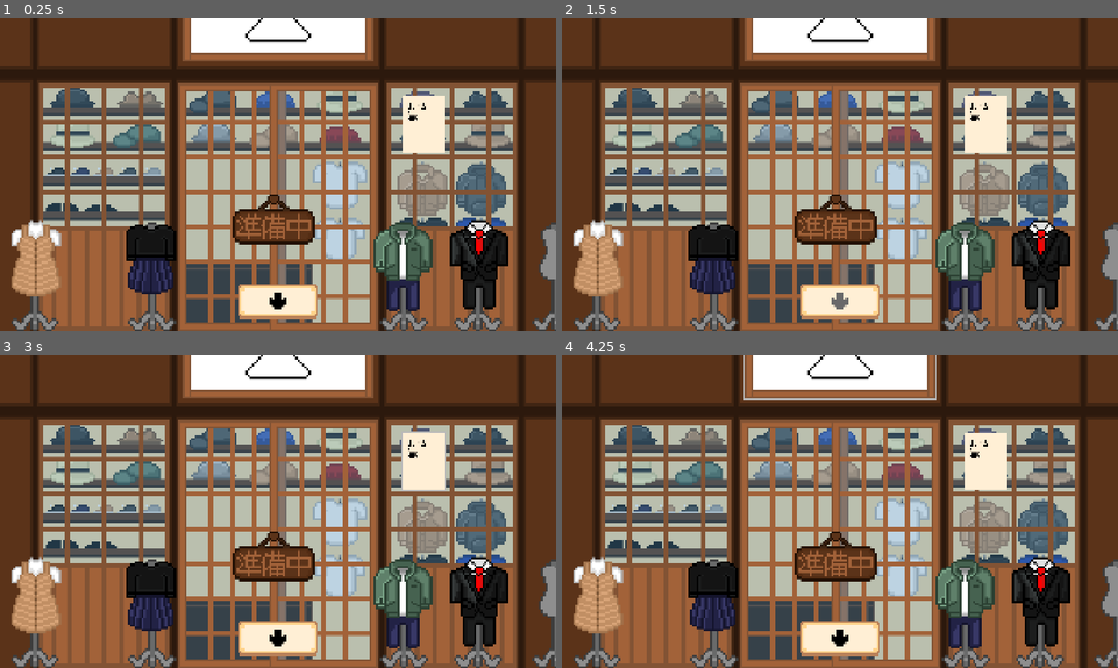
Above: before the commit, frames 1-4 (two rows, left to right).
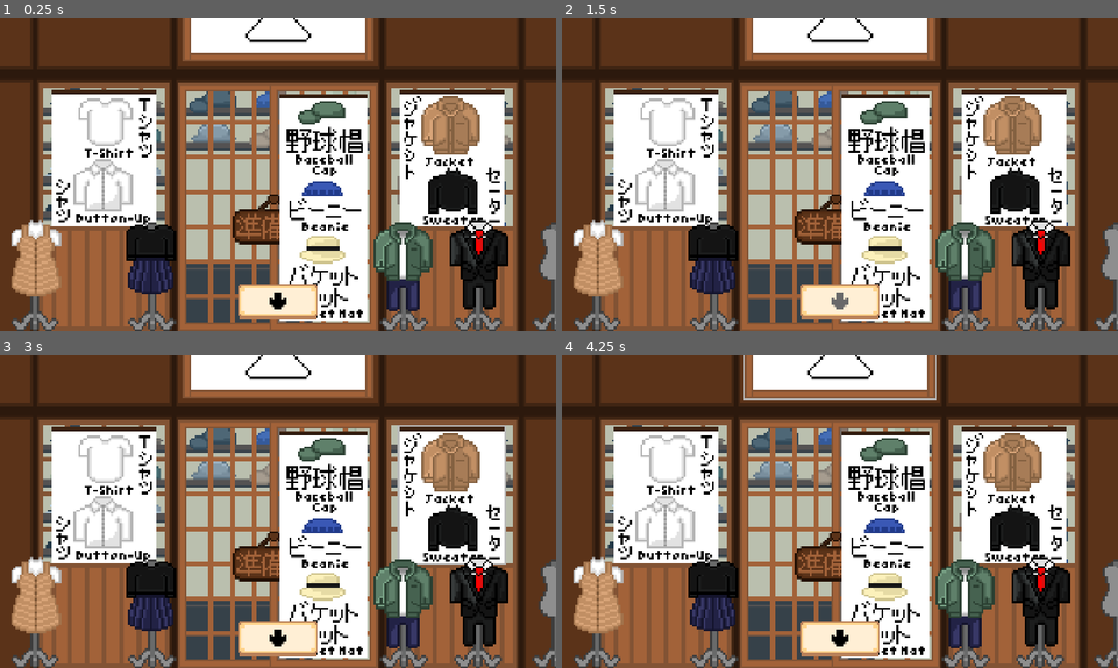
Above: after the commit, the same moments.

Repository: emkartch/Capstone_Bottoh
Game: Godot game, scene res://areas/clothing store (outside)/clothing_store_outside.tscn
The game is run twice, just before and just after one commit, with the same random seed, the same clock (stepped at 60 frames per second) and the same inputs. This scene is started directly instead of the project's main scene.
Inputs (mouse positions are in pixels of both pictures, inside the frame that each line leads up to):
- Up to frame 1 (0.25 s): no input
- Up to frame 2 (1.5 s): click (840, 299) at 0.5 s; click (840, 299) at 1.25 s
- Up to frame 3 (3 s): click (278, 636) at 2 s; tap Enter at 2.75 s; move the mouse to (422, 461) at 2.77 s; click (422, 461) at 2.85 s
- Up to frame 4 (4.25 s): tap Space at 3.5 s; move the mouse to (840, 376) at 3.52 s; click (840, 376) at 3.6 s

The runs differ from the first frame. In frame 1, 27% of the frame differs, in the area x 5-91%, y 22-100%; in frame 2, 27%; in frame 3, 27%; in frame 4, 27%.
Error before the commit: Invalid access to property or key 'pressed' on a base object of type 'null instance'. (res://global/global.gd:109)
Error after the commit: Invalid access to property or key 'pressed' on a base object of type 'null instance'. (res://global/global.gd:114)

Commit message:
Clothing Posters Added

Diff:
--- a/没頭-(bottou)/areas/clothing store (outside)/clothing_store_outside.tscn
+++ b/没頭-(bottou)/areas/clothing store (outside)/clothing_store_outside.tscn
@@ -3,13 +3,16 @@
 [ext_resource type="Texture2D" uid="uid://c8hdexawmyeq0" path="res://areas/clothing store (outside)/ClSO_Back_Layer.png" id="1_lgj6w"]
 [ext_resource type="PackedScene" uid="uid://c13d8uvmyxs6j" path="res://door.tscn" id="2_0jmgq"]
 [ext_resource type="PackedScene" uid="uid://5s8jfcpui2rh" path="res://objects/interactable.tscn" id="2_lgj6w"]
-[ext_resource type="Texture2D" uid="uid://btp1l0xncg24f" path="res://areas/clothing store (outside)/ClothingPoster.png" id="3_1xu02"]
+[ext_resource type="Texture2D" uid="uid://dhalpfow6xc8q" path="res://areas/clothing store (outside)/ClothingPoster1Flat.png" id="3_rv5aw"]
 [ext_resource type="Texture2D" uid="uid://bukaqpuveib6v" path="res://areas/clothing store (outside)/ClSO_Sign.png" id="4_qcqph"]
+[ext_resource type="Texture2D" uid="uid://nemxeidbi1i5" path="res://areas/clothing store (outside)/ClothingPoster2Flat.png" id="4_ykchw"]
 [ext_resource type="Texture2D" uid="uid://b10x40wmxba1a" path="res://assets/ArrowBox.png" id="5_0v1ne"]
 [ext_resource type="Texture2D" uid="uid://d4lcey8yvvqql" path="res://assets/ArrowBoxGrey.png" id="6_f5mtg"]
 [ext_resource type="Texture2D" uid="uid://dd3wwmxg88mey" path="res://areas/clothing store (outside)/ClSO_Outfit_1.png" id="6_lu3f0"]
+[ext_resource type="Texture2D" uid="uid://87yk1xgkqipk" path="res://areas/clothing store (outside)/HatPosterFlat.png" id="6_w5noc"]
 [ext_resource type="Texture2D" uid="uid://bl7ricxenydx0" path="res://areas/clothing store (outside)/ClSO_Outfit_2.png" id="7_rv5aw"]
 [ext_resource type="Texture2D" uid="uid://typlb24kxai" path="res://areas/Closed_Sign.png" id="8_ykchw"]
+[ext_resource type="Texture2D" uid="uid://c88a3e35mle15" path="res://areas/clothing store (outside)/ClSO_Front_Layer.png" id="11_ykchw"]
 
 [node name="ClothingStoreOutside" type="CanvasLayer" unique_id=2071860568]
 
@@ -26,16 +29,6 @@
 layout_mode = 3
 anchors_preset = 0
 mouse_filter = 2
-
-[node name="ClothingPoster" parent="Selectables" unique_id=632896118 instance=ExtResource("2_lgj6w")]
-layout_mode = 0
-offset_left = 1392.0
-offset_top = 272.0
-offset_right = 1392.0
-offset_bottom = 272.0
-item_name = "ClothingPoster"
-item = ExtResource("3_1xu02")
-description = "Clothing and Hats"
 
 [node name="Sign" parent="Selectables" unique_id=1516882306 instance=ExtResource("2_lgj6w")]
 layout_mode = 0
@@ -76,6 +69,42 @@
 item = ExtResource("8_ykchw")
 description = "Closed Sign"
 
+[node name="ClothingPoster1" parent="Selectables" unique_id=632896118 instance=ExtResource("2_lgj6w")]
+layout_mode = 0
+offset_left = 180.0
+offset_top = 248.0
+offset_right = 540.0
+offset_bottom = 720.0
+item_name = "ClothingPoster1"
+item = ExtResource("3_rv5aw")
+description = "Clothing 1"
+
+[node name="ClothingPoster2" parent="Selectables" unique_id=872450927 instance=ExtResource("2_lgj6w")]
+layout_mode = 0
+offset_left = 1380.0
+offset_top = 248.0
+offset_right = 1740.0
+offset_bottom = 720.0
+item_name = "ClothingPoster2"
+item = ExtResource("4_ykchw")
+description = "Clothing 2"
+
+[node name="HatPoster" parent="Selectables" unique_id=1442475547 instance=ExtResource("2_lgj6w")]
+layout_mode = 0
+offset_left = 968.0
+offset_top = 263.0
+offset_right = 1268.0
+offset_bottom = 1043.0
+item_name = "HatPoster"
+item = ExtResource("6_w5noc")
+description = "Hats"
+
+[node name="Front Layer" type="TextureRect" parent="." unique_id=1431158940]
+offset_right = 40.0
+offset_bottom = 40.0
+mouse_filter = 2
+texture = ExtResource("11_ykchw")
+
 [node name="Doors" type="Node" parent="." unique_id=1652516609]
 
 [node name="Door_SV3" parent="Doors" unique_id=1136604104 instance=ExtResource("2_0jmgq")]
--- a/没頭-(bottou)/global/global.gd
+++ b/没頭-(bottou)/global/global.gd
@@ -20,6 +20,7 @@
 var open_note = null
 var open_notebook = null
 var open_old_map = null
+var open_passport = null
 
 var notebook_appearance = null
 var notebook_clothes = null
@@ -41,7 +42,9 @@
 @onready var notif = get_node("/root/Main/HUD/InGame/Notification")
 
 var notebook_appearances_nodes = []
-var notebook_clothes_hats_nodes = []
+var notebook_clothing_1_nodes = []
+var notebook_clothing_2_nodes = []
+var notebook_hats_nodes = []
 var notebook_color_nodes = []
 var notebook_longhair_nodes = []
 var notebook_shorthair_nodes = []
@@ -59,7 +62,9 @@
 var hat_correct = false
 
 var appearance_filled = false
-var clothes_hats_filled = false
+var clothes_1_filled = false
+var clothes_2_filled = false
+var hats_filled = false
 var colors_filled = false
 var long_hairs_filled = false
 var short_hairs_filled = false
@@ -140,7 +145,13 @@
 
 		if child is not HSeparator:
 
-			notebook_clothes_hats_nodes.append(child)
+			if child.name == "T-Shirt" or child.name == "T-Shirt JPN" or child.name == "Button Up Shirt" or child.name == "Button Up Shirt JPN":
+
+				notebook_clothing_1_nodes.append(child)
+
+			elif child.name == "Sweater" or child.name == "Sweater JPN" or child.name == "Jacket" or child.name == "Jacket JPN":
+
+				notebook_clothing_2_nodes.append(child)
 
 	notebook_colors = colors.instantiate()
 
@@ -156,7 +167,7 @@
 
 		if child is not HSeparator:
 
-			notebook_clothes_hats_nodes.append(child)
+			notebook_hats_nodes.append(child)
 
 	await hud.ready
 
@@ -390,17 +401,41 @@
 
 			appearance_filled = true
 
-	elif node.item_name == "ClothingPoster":
-
-		if not clothes_hats_filled:
-
-			new_info = true
-
-			for item in notebook_clothes_hats_nodes:
-
-				item.modulate.a = 255
-
-			clothes_hats_filled = true
+	elif node.item_name == "ClothingPoster1":
+
+		if not clothes_1_filled:
+
+			new_info = true
+
+			for item in notebook_clothing_1_nodes:
+
+				item.modulate.a = 255
+
+			clothes_1_filled = true
+
+	elif node.item_name == "ClothingPoster2":
+
+		if not clothes_2_filled:
+
+			new_info = true
+
+			for item in notebook_clothing_2_nodes:
+
+				item.modulate.a = 255
+
+			clothes_2_filled = true
+
+	elif node.item_name == "HatPoster":
+
+		if not hats_filled:
+
+			new_info = true
+
+			for item in notebook_hats_nodes:
+
+				item.modulate.a = 255
+
+			hats_filled = true
 
 	elif node.item_name == "ColorPamphlet":
 
@@ -454,7 +489,7 @@
 
 func check_correct():
 
-	if appearance_filled and clothes_hats_filled and colors_filled and long_hairs_filled and short_hairs_filled and level == 1:
+	if appearance_filled and clothes_1_filled and clothes_2_filled and hats_filled and colors_filled and long_hairs_filled and short_hairs_filled and level == 1:
 
 		level += 1
 
--- a/没頭-(bottou)/hud/in game/dialog.gd
+++ b/没頭-(bottou)/hud/in game/dialog.gd
@@ -1,6 +1,6 @@
 extends Control
 
-# Created with the help of Thomas Yanuziello - https://youtu.be/noOSZjaiTmo?si=HZuF39mPLIxkaSoa
+# Base created with the help of Thomas Yanuziello - https://youtu.be/noOSZjaiTmo?si=HZuF39mPLIxkaSoa
 
 @onready var main = get_node("/root/Main")
 @onready var _speaker = $VBoxContainer/Speaker
@@ -94,11 +94,11 @@
 
 		var line_choice = null
 
-		if Global.appearance_filled and Global.clothes_hats_filled and Global.colors_filled and Global.long_hairs_filled and Global.short_hairs_filled:
+		if Global.appearance_filled and Global.clothes_1_filled and Global.clothes_2_filled and Global.hats_filled and Global.colors_filled and Global.long_hairs_filled and Global.short_hairs_filled:
 
 			line_choice = line[0]
 
-		elif Global.appearance_filled or Global.clothes_hats_filled or Global.colors_filled or Global.long_hairs_filled or Global.short_hairs_filled:
+		elif Global.appearance_filled or Global.clothes_1_filled or Global.clothes_2_filled or Global.hats_filled or Global.colors_filled or Global.long_hairs_filled or Global.short_hairs_filled:
 
 			line_choice = line[1]
 
--- a/没頭-(bottou)/inventory/world_drop.gd
+++ b/没頭-(bottou)/inventory/world_drop.gd
@@ -92,6 +92,20 @@
 
 				node = Global.open_old_map
 
+		elif data.item.item_name == "Passport":
+
+			if Global.open_passport == null:
+
+				node = world_item.instantiate()
+
+				node.set_meta("item_data", data.item)
+
+				Global.open_passport = node
+
+			else:
+
+				node = Global.open_passport
+
 		node.get_node("OpenItemTexture").texture = data.item.item[0]
 
 		var texture_size = node.get_node("OpenItemTexture").texture.get_size()
Binary file changed: 没頭-(bottou)/areas/clothing store (outside)/ClSO_Back_Layer.png
Binary file added: 没頭-(bottou)/areas/clothing store (outside)/ClSO_Front_Layer.png
Not shown, added: 没頭-(bottou)/areas/clothing store (outside)/ClSO_Front_Layer.png.import
Binary file added: 没頭-(bottou)/areas/clothing store (outside)/ClothingPoster1Flat.png
Not shown, added: 没頭-(bottou)/areas/clothing store (outside)/ClothingPoster1Flat.png.import
Binary file added: 没頭-(bottou)/areas/clothing store (outside)/ClothingPoster2Flat.png
Not shown, added: 没頭-(bottou)/areas/clothing store (outside)/ClothingPoster2Flat.png.import
Binary file added: 没頭-(bottou)/areas/clothing store (outside)/HatPosterFlat.png
Not shown, added: 没頭-(bottou)/areas/clothing store (outside)/HatPosterFlat.png.import
Binary file changed: 没頭-(bottou)/areas/street views/street view 3/StreetView3.png
Not shown, changed: Aseprite/Main Background/Outside/Clothing Store Outside/ClSO_Back_Layer.aseprite
Not shown, added: Aseprite/Main Background/Outside/Clothing Store Outside/ClSO_Front_Layer.aseprite
(and 9 more such lines)
